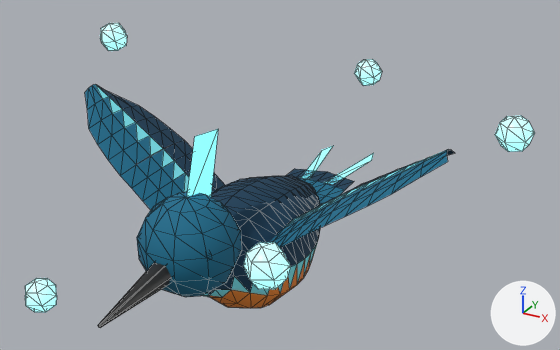
Two versions of the glTF model species/models/mangrove-kingfisher.glb, one commit apart.
Before and after are seen from a 50 mm lens placed at (0.145, -0.239, 0.149), pointed at (0.005, 0.015, 0.022). The axes (+X, +Y, +Z) are drawn at lower right. The lights are the same throughout. The picture after the commit comes second. Mesh edges are drawn as thin lines. Where no turn or scale is listed for an object, it has been applied to the vertices. Vertices at exactly the same position are counted once.

The first picture shows 'Body', 'Head', 'Motes', 'Tail', 'WingL', 'WingLTip', 'WingR', 'WingRTip'.
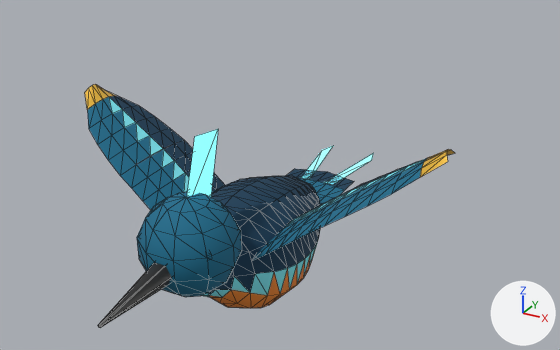
Boxes [x1, y1, x2, y2] around the edits, measured in the pictures (560 x 350 px):
```json
{"object": "Motes", "change": "deleted", "before": [25, 23, 535, 312]}
{"part": 1, "of": "me_wingltip", "change": "recoloured", "before": [420, 150, 448, 177], "after": [420, 150, 448, 177], "on screen": "cyan to yellow"}
{"part": 2, "of": "me_wingrtip", "change": "recoloured", "before": [97, 85, 116, 97], "after": [97, 85, 116, 97]}
{"part": 3, "of": "me_wingrtip", "change": "recoloured", "before": [95, 84, 109, 99], "after": [95, 84, 109, 99]}
{"part": 4, "of": "me_wingrtip", "change": "recoloured", "before": [85, 84, 102, 110], "after": [85, 84, 102, 110], "on screen": "lighter"}
```

The change, as JSON lines over the scene's bpy script:
```json
{"op": "add", "block": "mat_gilt_2", "code": ["mat_gilt_2 = principled_material('gilt-2')", "mat_gilt_2.base_color = (0.768, 0.445, 0.0452)  # yellow #e3b23c", "mat_gilt_2.metallic = 0.45", "mat_gilt_2.roughness = 0.3", "mat_gilt_2.emission_color = (0.0922, 0.0534, 0.0054)  # brown #564111", "mat_gilt_2.emission_strength = 1.0"]}
{"block": "me_wingltip", "where": "me_wingltip.from_pydata(...)  # 36 vertices, 50 faces; spans x -0.0016..0.0346, y -0.017..0.0267, z -0.0001..0.0253"}
{"block": "me_wingltip", "where": "# used by ob_wingltip; location = (0.0444, -0.0074, 0.0266)"}
{"block": "me_wingltip", "change": "me_wingltip part 1: 5 faces spanning x 0.0261..0.0346, y -0.002..0.0098, z 0.0182..0.0253 switch from mat_wing_2 (cyan #0e6a8a) to mat_gilt_2 (yellow #e3b23c)"}
{"block": "me_wingrtip", "where": "me_wingrtip.from_pydata(...)  # 36 vertices, 50 faces; spans x -0.0346..0.0016, y -0.017..0.0267, z -0.0001..0.0253"}
{"block": "me_wingrtip", "where": "# used by ob_wingrtip; location = (-0.0444, -0.0074, 0.0266)"}
{"block": "me_wingrtip", "change": "me_wingrtip part 2: 4 faces spanning x -0.0346..-0.0261, y 0.0098..0.0179, z 0.0183..0.0253 switch from mat_pattern_2 (dark blue #0a3a55) to mat_gilt_2 (yellow #e3b23c)"}
{"block": "me_wingrtip", "change": "me_wingrtip part 3: 1 face spanning x -0.033..-0.0261, y 0.0059..0.0099, z 0.0207..0.0253 switches from mat_trim_2 (cyan #7fe8f2) to mat_gilt_2 (yellow #e3b23c)"}
{"block": "me_wingrtip", "change": "me_wingrtip part 4: 5 faces spanning x -0.0346..-0.0261, y -0.002..0.0098, z 0.0182..0.0253 switch from mat_wing_2 (cyan #0e6a8a) to mat_gilt_2 (yellow #e3b23c)"}
{"op": "remove", "block": "ob_motes", "code": ["ob_motes = bpy.data.objects.new('Motes', me_motes)", "ob_motes.location = (0.0, 0.0064, 0.037)"]}
```
